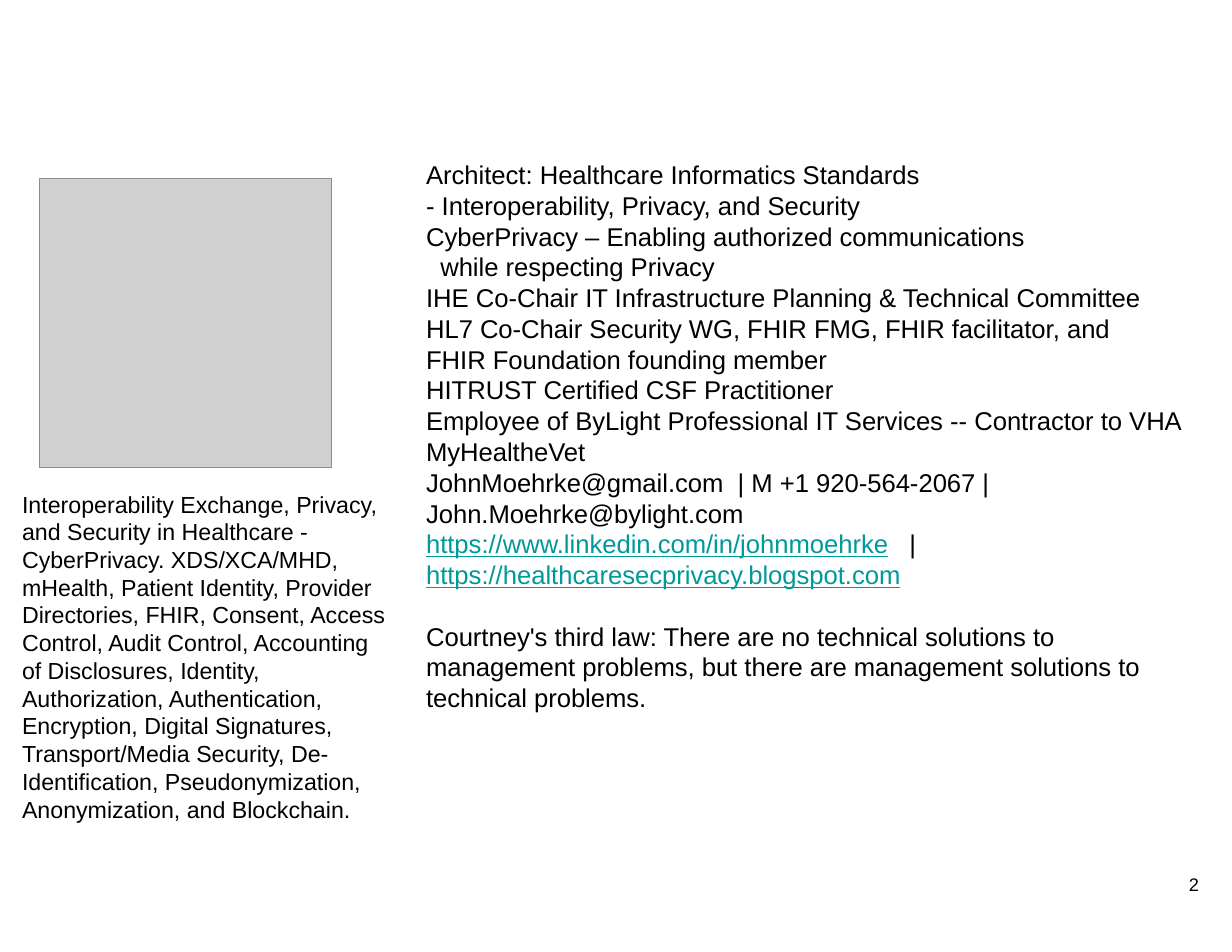
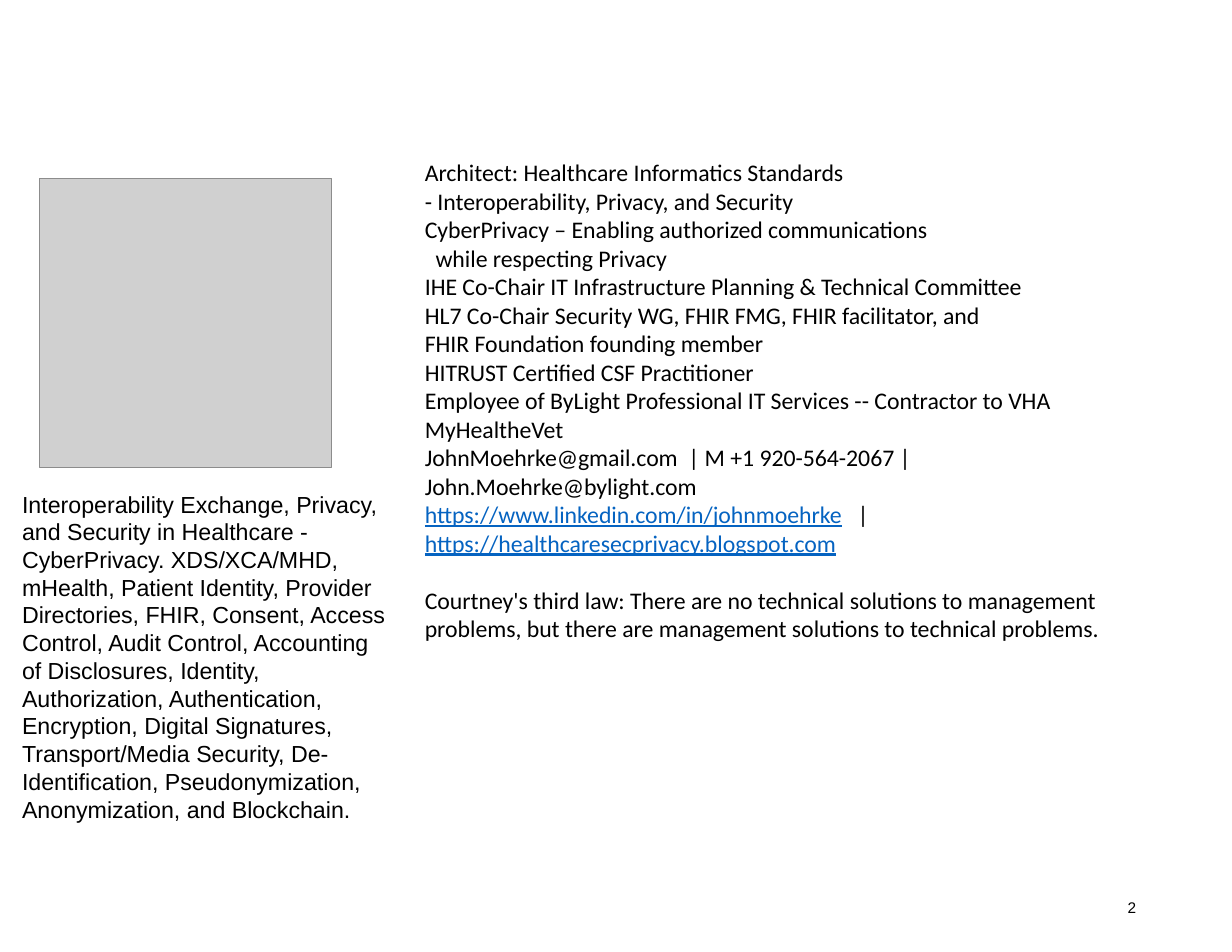
Before and after one commit to IHE/IT-Infrastructure, a slide deck: slide 2 of Presentations/IHE-FHIR-Brief.pptx. Drawn at 1232x952 pixels with LibreOffice and Linux fonts; fonts in the diff are those of the drawing; grey boxes stand for pictures; background and template pictures are left out. Boxes give left, top, right and bottom in pixels: in the first picture for what was removed or moved away, otherwise in the second. Text is boxed around its words. In the diff, an @@ line names an element or a change of style, - is before the commit and + after.

Commit message:
Updated IHE-FHIR-Brief and XDSonFHIR

```diff
--- a/Presentations/IHE-FHIR-Brief.pptx
+++ b/Presentations/IHE-FHIR-Brief.pptx
@@ text "Architect: Healthcare Informatics Standards" at [425,164,1099,641]: size 16.5 to 15.3 pt, font Arial to Calibri; text colour #009999 to #0563C1 in "https://www.linkedin.com/in/johnmoehrke", "https://healthcaresecprivacy.blogspot.com"; line spacing 1 to 0.9; more space between paragraphs @@
@@ page number: place and size @@
-page number at [1189,878,1199,891]
+page number at [1128,902,1137,913]
@@ page number at [1128,902,1137,913]: size 11.7 to 9.9 pt; vertical alignment top to middle @@
```
Also in this commit, not shown: 13 other slides changed, 2 slides added, 1 slide removed.
